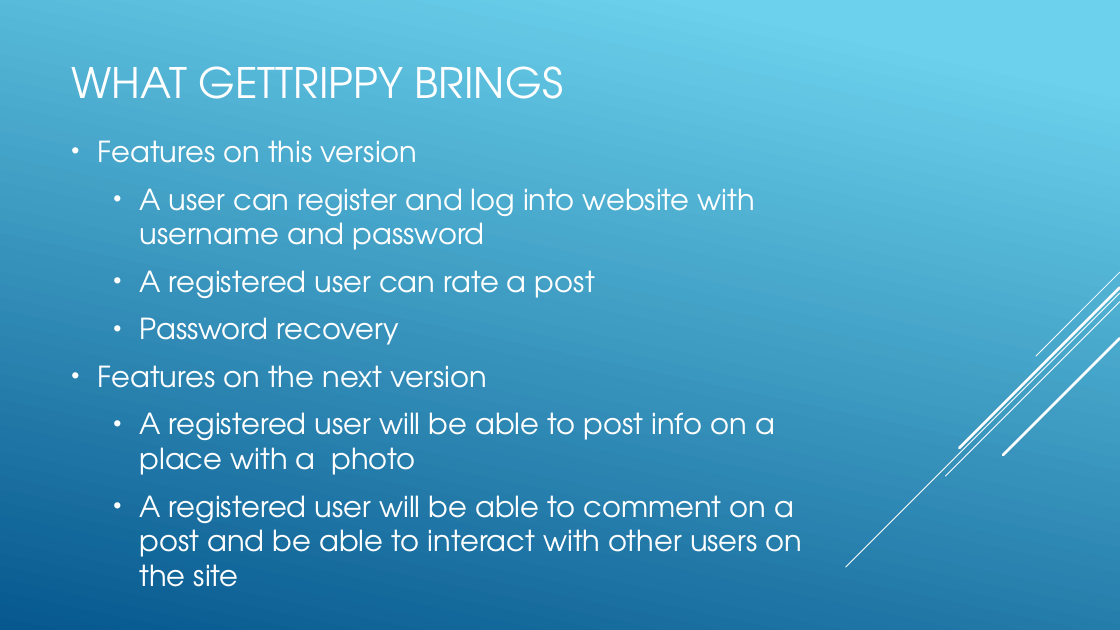
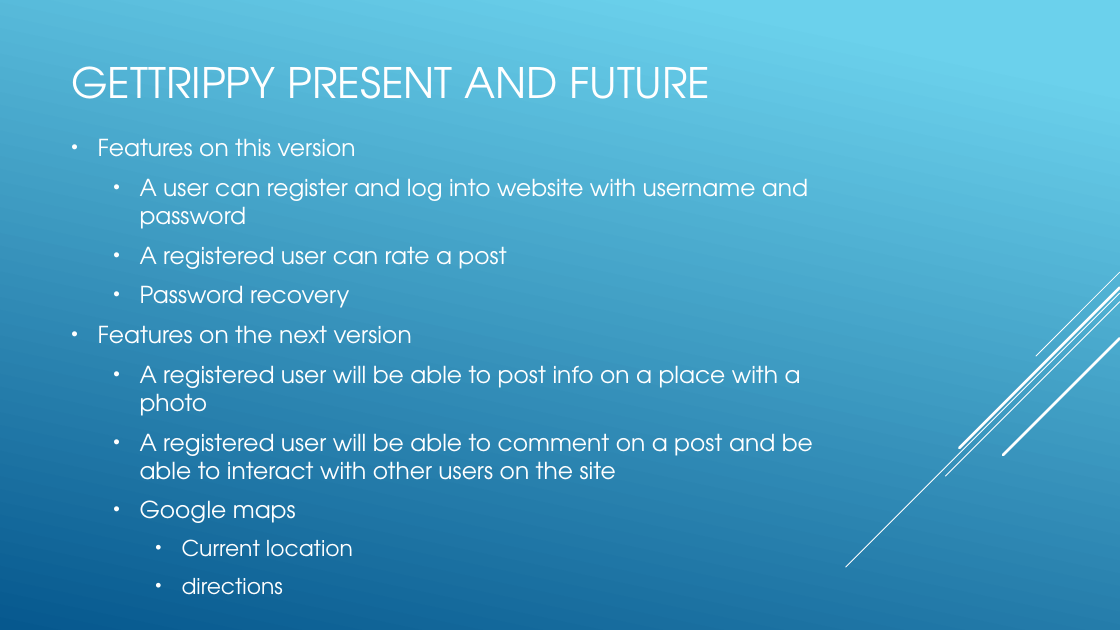
Before and after one commit to Acilyn/SyntaxError, a slide deck: slide 8 of Presentation/GETTRIPPY_TRAVEL_SITE.pptx. Drawn at 1120x630 pixels with LibreOffice and Linux fonts; fonts in the diff are those of the drawing. Boxes give left, top, right and bottom in pixels: in the first picture for what was removed or moved away, otherwise in the second. Text is boxed around its words. In the diff, an @@ line names an element or a change of style, - is before the commit and + after.

Commit message:
updated

```diff
--- a/Presentation/GETTRIPPY_TRAVEL_SITE.pptx
+++ b/Presentation/GETTRIPPY_TRAVEL_SITE.pptx
@@ title at box(71, 66, 710, 99): text changed @@
-WHAT GETTRIPPY BRINGS
+GETTRIPPY PRESENT AND FUTURE
@@ text at box(98, 138, 813, 480): size 24.8 to 20 pt in "Features on this version", "A user can register and log into ...", "A registered user can rate a post", "Password recovery" and 3 more places @@
@@ text at box(140, 500, 353, 557): paragraphs added @@
+  • Google maps
+    • Current location
+    • directions
```
